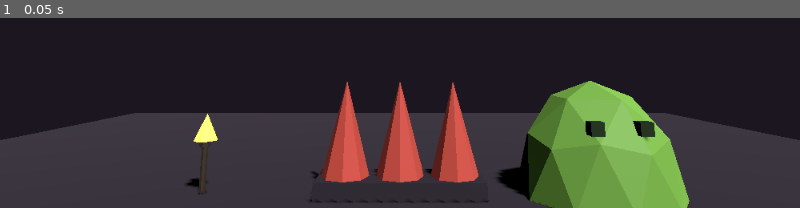
Above: before the commit, frame 1.
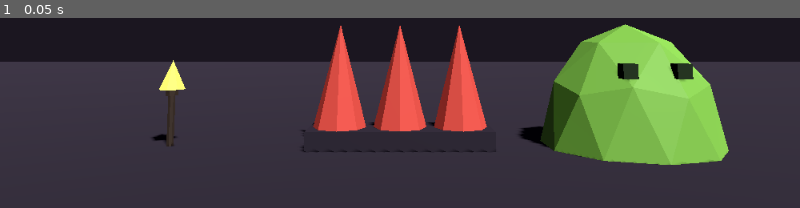
Above: after the commit, the same moment.

Repository: TiantongZhang1/walker-ninja-TiantongZhang
Game: Godot game, scene res://scenes/asset_showcase.tscn
The game is run twice, just before and just after one commit, with the same random seed, the same clock (stepped at 60 frames per second) and the same inputs. This scene is started directly instead of the project's main scene.
Inputs:
- Up to frame 1 (0.05 s): no input

The runs differ from the first frame. In frame 1, 47% of the frame differs, in the area x 0-100%, y 3-100%.

Commit message:
A3: the showcase scene frames all three, and says why it has a WorldEnvironment
The scene the assignment asks for -- a floor, one light, a camera, three
assets side by side at game scale -- plus a rendered frame of it in
evidence/a3/showcase.png, captured from a real run rather than described.

Framing took four passes and each one was a real fault, not taste. The first
put the assets in the bottom-right corner with the slime cut off; the camera
was aimed at the floor rather than at them. The second still clipped the
slime, because its origin is at x 1.9 but it reaches 0.69 m towards the
camera, so its nearest point is both larger on screen and lower in frame than
its origin suggests. The third showed the floor's own far edge as a horizon,
because a 12 m plane ends inside a 45-degree frustum at that distance; it is
30 m now. The fourth dialled the sun from 1.45 to 1.0, because the light was
hot enough that the slime rendered near-white and the teeth near-pink, which
would have made the colour half of the human check meaningless.

The WorldEnvironment needs stating rather than slipping past. The assignment
says one light and there is one light node: the DirectionalLight3D. The
environment is not a second one, it supplies flat ambient at 0.25 so faces
turned away from the sun are dim instead of pure black. Without it the human
check TEST-REPORT.md will carry -- walk the camera around each asset,
including from behind and below, and look for missing faces -- could not be
performed, because every unlit face would read as a hole. The scene file says
this in its own comments, where someone opening it will see it.

Spacing went from 1.8 m to 1.9 m: at 1.8 a 1.5 m trap and a 1.375 m slime
leave 0.3 m of air, which read as crowding.

Re-ran check_assets_3d.gd afterwards. All three still report their brief
numbers exactly, so none of this touched the assets.

Co-Authored-By: Claude Opus 5 <noreply@anthropic.com>

Diff:
--- a/godot/scenes/asset_showcase.tscn
+++ b/godot/scenes/asset_showcase.tscn
@@ -1,23 +1,37 @@
-[gd_scene load_steps=6 format=3]
+[gd_scene load_steps=8 format=3]
 
 ; A3 — the showcase scene the assignment asks for: a floor, one light, a
 ; camera, and the three assets side by side at game scale.
 ;
 ; Scale reference: the player's collider is 18 x 28 px and the project's
 ; convention is 16 px = 1 m, so the player is 1.125 x 1.75 m. The three assets
-; are 1.8 m apart, about one player-width of clear air between them.
+; are 1.9 m apart, about one player-width of clear air between them.
 ;
 ; Each asset is placed at y = 0 on purpose. Their origins are at the centre of
 ; their undersides, so sitting on the floor is the default and floating or
 ; sinking would be visible immediately — that is the brief's P3 check made
 ; into the scene's layout rather than left to a script.
+;
+; One light, as the assignment asks: the DirectionalLight3D below is the only
+; light node. The WorldEnvironment is not a second light, it supplies flat
+; ambient so that faces turned away from the sun are dim rather than pure
+; black. Without it the HUMAN CHECK in TEST-REPORT.md -- walk the camera round
+; each asset, including from behind and below, and look for missing faces --
+; could not be carried out, because every unlit face would look like a hole.
 
 [ext_resource type="PackedScene" path="res://assets/models/torch.glb" id="1_torch"]
 [ext_resource type="PackedScene" path="res://assets/models/spike_trap.glb" id="2_spike"]
 [ext_resource type="PackedScene" path="res://assets/models/slime.glb" id="3_slime"]
 
+[sub_resource type="Environment" id="Environment_show"]
+background_mode = 1
+background_color = Color(0.105882, 0.0862745, 0.12549, 1)
+ambient_light_source = 2
+ambient_light_color = Color(0.454902, 0.443137, 0.513726, 1)
+ambient_light_energy = 0.25
+
 [sub_resource type="PlaneMesh" id="PlaneMesh_floor"]
-size = Vector2(12, 12)
+size = Vector2(30, 30)
 
 [sub_resource type="StandardMaterial3D" id="StandardMaterial3D_floor"]
 albedo_color = Color(0.168627, 0.141176, 0.188235, 1)
@@ -25,25 +39,28 @@
 
 [node name="AssetShowcase" type="Node3D"]
 
+[node name="WorldEnvironment" type="WorldEnvironment" parent="."]
+environment = SubResource("Environment_show")
+
 [node name="Floor" type="MeshInstance3D" parent="."]
 mesh = SubResource("PlaneMesh_floor")
 surface_material_override/0 = SubResource("StandardMaterial3D_floor")
 
 [node name="Sun" type="DirectionalLight3D" parent="."]
 transform = Transform3D(0.866025, -0.353553, 0.353553, 0, 0.707107, 0.707107, -0.5, -0.612372, 0.612372, 0, 4, 0)
-light_energy = 1.2
+light_energy = 1.0
 shadow_enabled = true
 
 [node name="Camera3D" type="Camera3D" parent="."]
-transform = Transform3D(1, 0, 0, 0, 0.984808, -0.173648, 0, 0.173648, 0.984808, 0, 1.2, 4.2)
+transform = Transform3D(1, 0, 0, 0, 0.995245, -0.0974379, 0, 0.0974379, 0.995245, 0, 0.9, 4.6)
 current = true
-fov = 55.0
+fov = 45.0
 
 [node name="Torch" parent="." instance=ExtResource("1_torch")]
-transform = Transform3D(1, 0, 0, 0, 1, 0, 0, 0, 1, -1.8, 0, 0)
+transform = Transform3D(1, 0, 0, 0, 1, 0, 0, 0, 1, -1.9, 0, 0)
 
 [node name="SpikeTrap" parent="." instance=ExtResource("2_spike")]
 transform = Transform3D(1, 0, 0, 0, 1, 0, 0, 0, 1, 0, 0, 0)
 
 [node name="Slime" parent="." instance=ExtResource("3_slime")]
-transform = Transform3D(1, 0, 0, 0, 1, 0, 0, 0, 1, 1.8, 0, 0)
+transform = Transform3D(1, 0, 0, 0, 1, 0, 0, 0, 1, 1.9, 0, 0)
Not shown, added: evidence/a3/showcase.png
